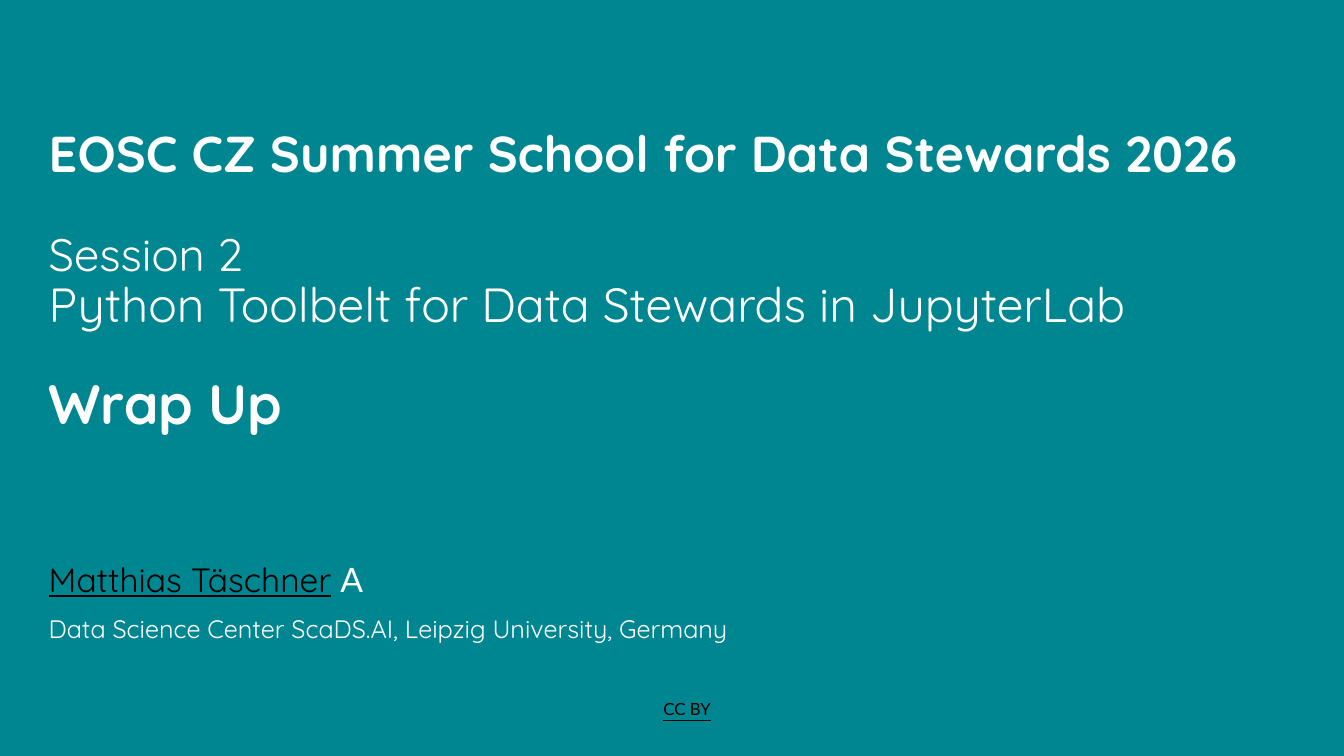
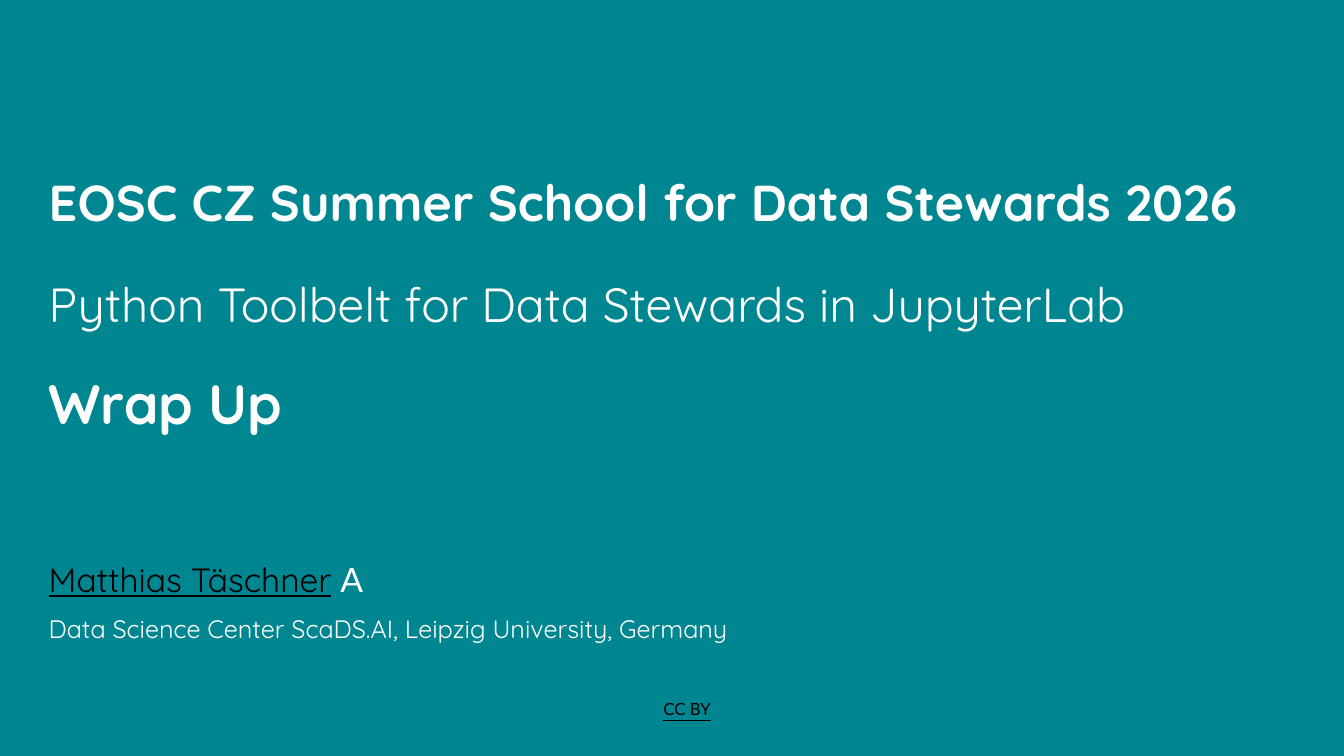
Before and after one commit to ScaDS/eosc-ssds-2026, a slide deck: slide 10 of slides/session-2.pptx. Drawn at 1344x756 pixels with LibreOffice and Linux fonts; fonts in the diff are those of the drawing; background and template pictures are left out. Boxes give left, top, right and bottom in pixels: in the first picture for what was removed or moved away, otherwise in the second. Text is boxed around its words. In the diff, an @@ line names an element or a change of style, - is before the commit and + after.

```diff
--- a/slides/session-2.pptx
+++ b/slides/session-2.pptx
@@ title at box(49, 183, 1238, 435): text changed; bold on @@
-EOSC CZ Summer School for Data Stewards 2026
-Session 2
-Python Toolbelt for Data Stewards in JupyterLab
-Wrap Up
+EOSC CZ Summer School for Data Stewards 2026
+Python Toolbelt for Data Stewards in JupyterLab
+Wrap Up
```
Also in this commit, not shown: 9 other slides changed, 4 other files.
